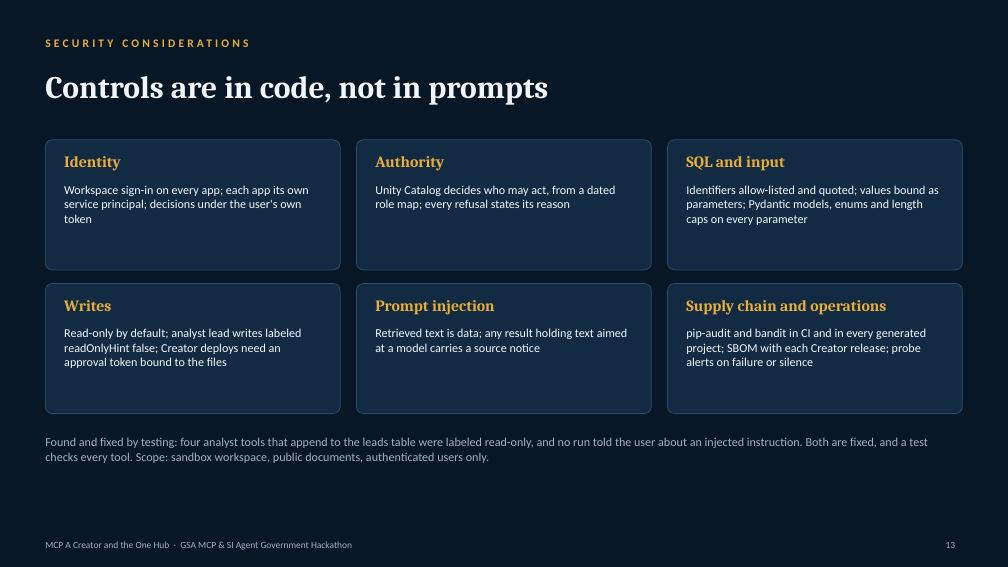
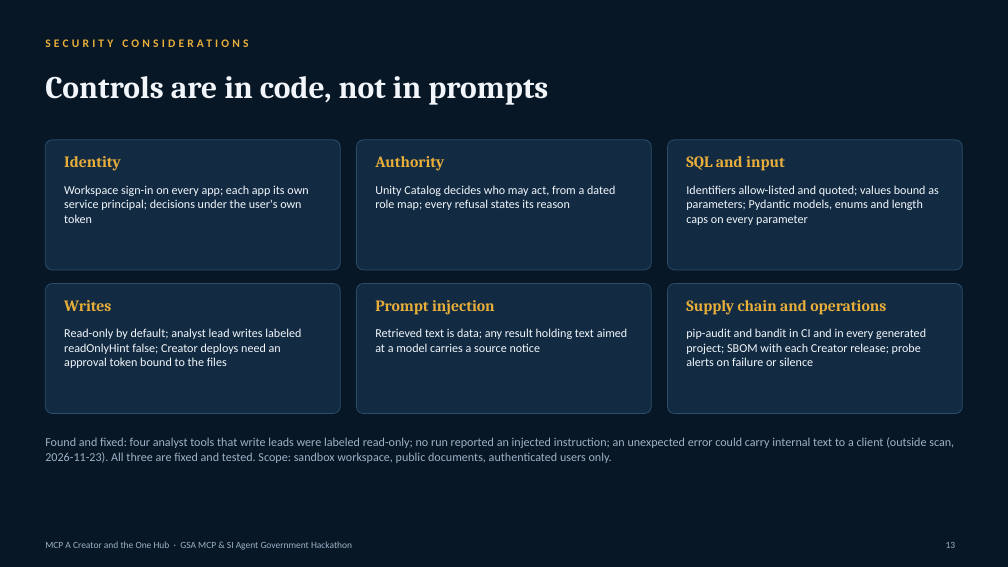
Before and after one commit to gsa-mcp-hackathon/gsa-hackathon-mcp-creator-and-agent-for-air-carrier, a slide deck: slide 13 of docs/submission/mcp-a-creator-one-hub-deck.pptx. Drawn at 1008x567 pixels with LibreOffice and Linux fonts; fonts in the diff are those of the drawing. Boxes give left, top, right and bottom in pixels: in the first picture for what was removed or moved away, otherwise in the second. Text is boxed around its words. In the diff, an @@ line names an element or a change of style, - is before the commit and + after.

Commit message:
New demo videos from the 2026-11-23 recording; deck, report, README and screenshots updated

```diff
--- a/docs/submission/mcp-a-creator-one-hub-deck.pptx
+++ b/docs/submission/mcp-a-creator-one-hub-deck.pptx
@@ text at [45,437,954,463]: text changed @@
-Found and fixed by testing: four analyst tools that append to the leads table were labeled read-only, and no run told the user about an injected instruction. Both are fixed, and a test checks every tool. Scope: sandbox workspace, public documents, authenticated users only.
+Found and fixed: four analyst tools that write leads were labeled read-only; no run reported an injected instruction; an unexpected error could carry internal text to a client (outside scan, 2026-11-23). All three are fixed and tested. Scope: sandbox workspace, public documents, authenticated users only.
```
Also in this commit, not shown: 1 other slide changed, 24 other files.
